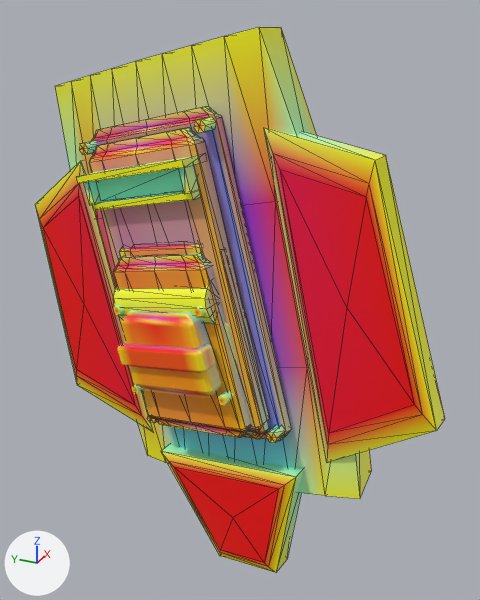
Two versions of the glTF model models/parts/llm_gen_aux_shield_055_787426.glb, one commit apart.
Before and after are seen from a camera (50 mm lens) standing at (-53.1, -23.2, 18.6) and looking at (-8.4, -3.1, -3.7). Arrows for +X, +Y and +Z are at lower left; the lights stay in place. The older version comes first. Mesh edges are drawn as thin lines on the coarser meshes.

Objects in the first picture: 'adapter_graft_shield_clamp_dark_11_adapter_dark', 'adapter_graft_shield_detent_gold_12_gold', 'adapter_sub_buckler_visor_slit_2_dark', 'adapter_sub_knuckle_rail_dark_3_adapter_dark', 'buckler_center_crest_1_cobalt_anodized', 'buckler_curved_shell_0_adapter_dark', 'buckler_visor_slit_2_optic_cyan', 'ram_conduit_strip_5_optic_cyan', 'ram_knuckle_bot_8_gold', 'ram_knuckle_center_4_gold', 'ram_wing_aft_7_cobalt_anodized', 'ram_wing_fwd_6_cobalt_anodized' and 1 more.
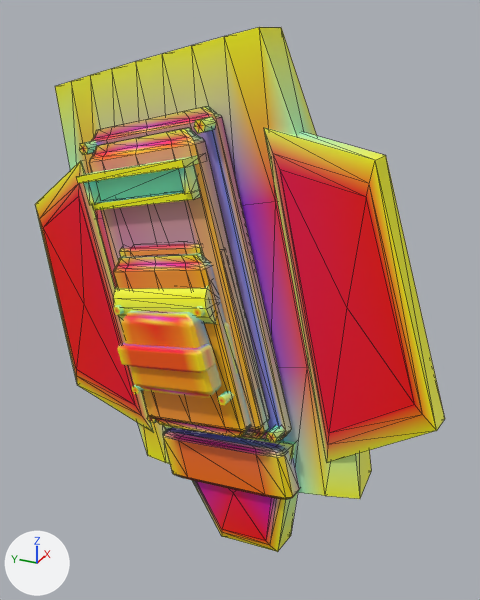
Changed parts and their boxes [x1, y1, x2, y2] in the pictures (480 x 600 px):
'ram_knuckle_bot_8_gold', deleted (red): before [161, 444, 304, 573]
'adapter_sub_knuckle_prow_dark_8_adapter_dark', added (orange): after [163, 427, 300, 500]
'ram_knuckle_bot_9_gold', added: after [163, 425, 298, 552]

What changed in the scene script:
```text
Add me_ram_knuckle_bot_9_gold:
    me_ram_knuckle_bot_9_gold.from_pydata(...)  # 26 vertices, 48 faces; spans x -13.72..-8.94, y -10.19..3.19, z -25.24..-12.39
    me_ram_knuckle_bot_9_gold.materials.append(mat_defaultmaterial_012)
Add me_adapter_sub_knuckle_prow_dark_8_adapter_dark:
    me_adapter_sub_knuckle_prow_dark_8_adapter_dark.from_pydata(...)  # 114 vertices, 224 faces; spans x -14.63..-9.71, y -10.56..2.69, z -19.9..-12.82
    me_adapter_sub_knuckle_prow_dark_8_adapter_dark.materials.append(mat_defaultmaterial_011)
Remove ob_ram_knuckle_bot_8_gold:
    ob_ram_knuckle_bot_8_gold = bpy.data.objects.new('ram_knuckle_bot_8_gold', me_ram_knuckle_bot_8_gold)
    ob_ram_knuckle_bot_8_gold.location = (0.0, 0.0, 0.0)
Add ob_ram_knuckle_bot_9_gold:
    ob_ram_knuckle_bot_9_gold = bpy.data.objects.new('ram_knuckle_bot_9_gold', me_ram_knuckle_bot_9_gold)
    ob_ram_knuckle_bot_9_gold.location = (0.0, 0.0, 0.0)
Add ob_adapter_sub_knuckle_prow_dark_8_adapter_dark:
    ob_adapter_sub_knuckle_prow_dark_8_adapter_dark = bpy.data.objects.new('adapter_sub_knuckle_prow_dark_8_adapter_dark', me_adapter_sub_knuckle_prow_dark_8_adapter_dark)
    ob_adapter_sub_knuckle_prow_dark_8_adapter_dark.location = (0.0, 0.0, 0.0)
```
